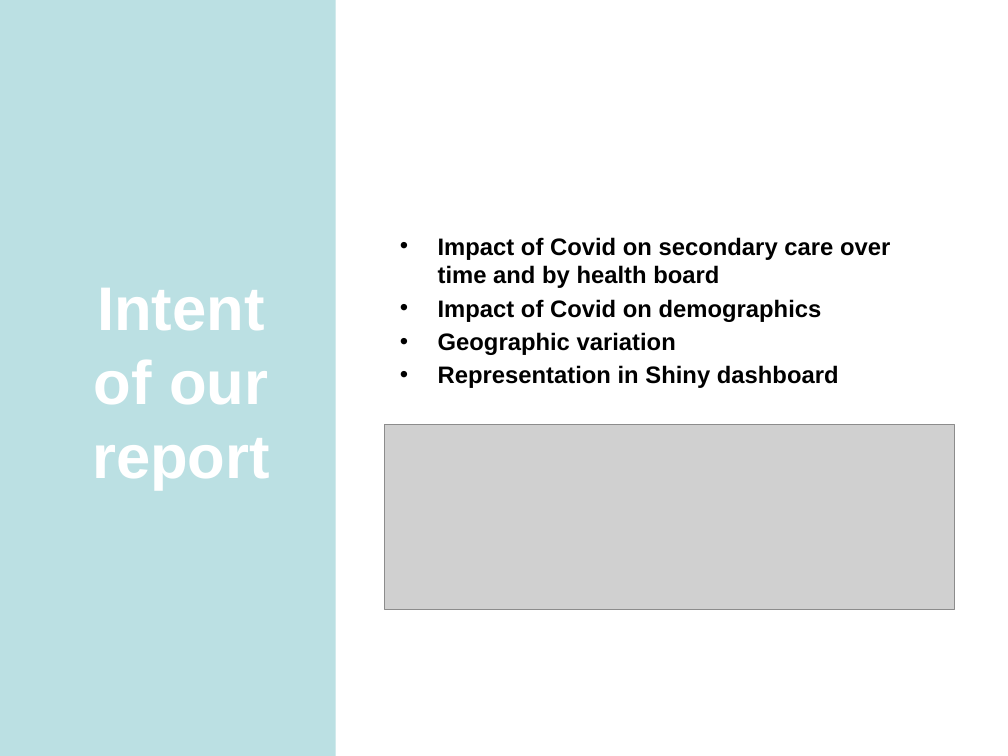
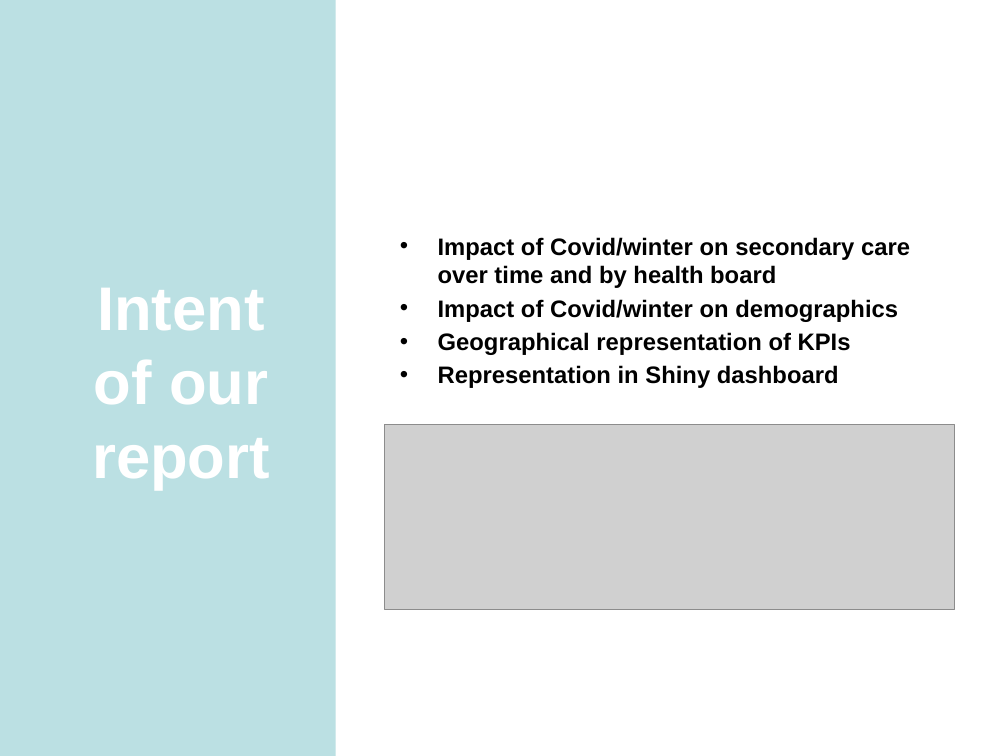
Before and after one commit to RMorton24/phs_group_project, a slide deck: slide 3 of Final Powerpoint presentation for 12.08.22.pptx. Drawn at 1008x756 pixels with LibreOffice and Linux fonts; fonts in the diff are those of the drawing; grey boxes stand for pictures. Boxes give left, top, right and bottom in pixels: in the first picture for what was removed or moved away, otherwise in the second. Text is boxed around its words. In the diff, an @@ line names an element or a change of style, - is before the commit and + after.

```diff
--- a/Final Powerpoint presentation for 12.08.22.pptx
+++ b/Final Powerpoint presentation for 12.08.22.pptx
@@ text at (438, 237, 910, 355): text changed @@
-• Impact of Covid on secondary care over time and by health board
-• Impact of Covid on demographics
-• Geographic variation
+• Impact of Covid/winter on secondary care over time and by health board
+• Impact of Covid/winter on demographics
+• Geographical representation of KPIs
```
Also in this commit, not shown: 7 other slides changed, 1 slide added.
